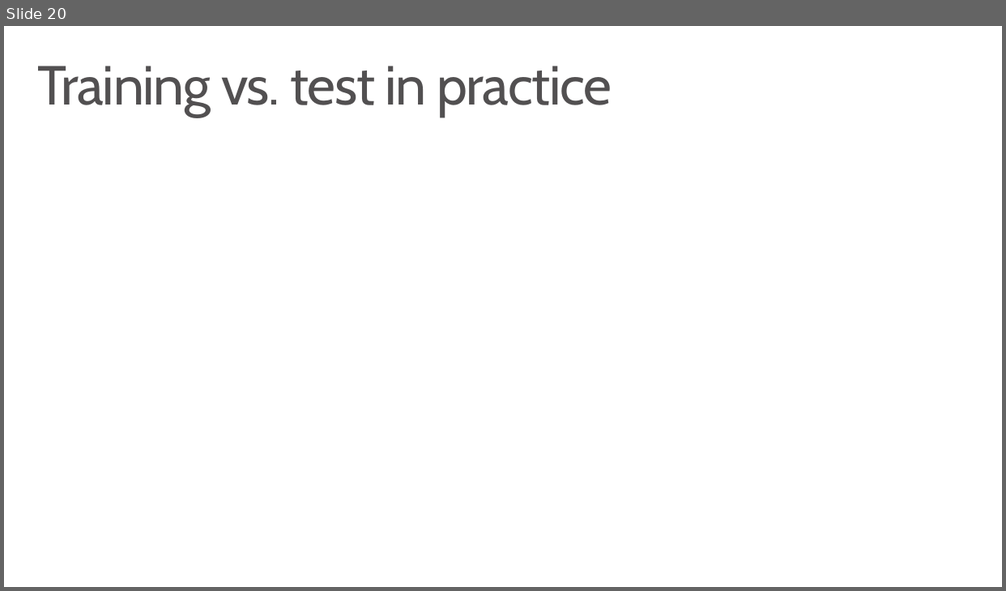
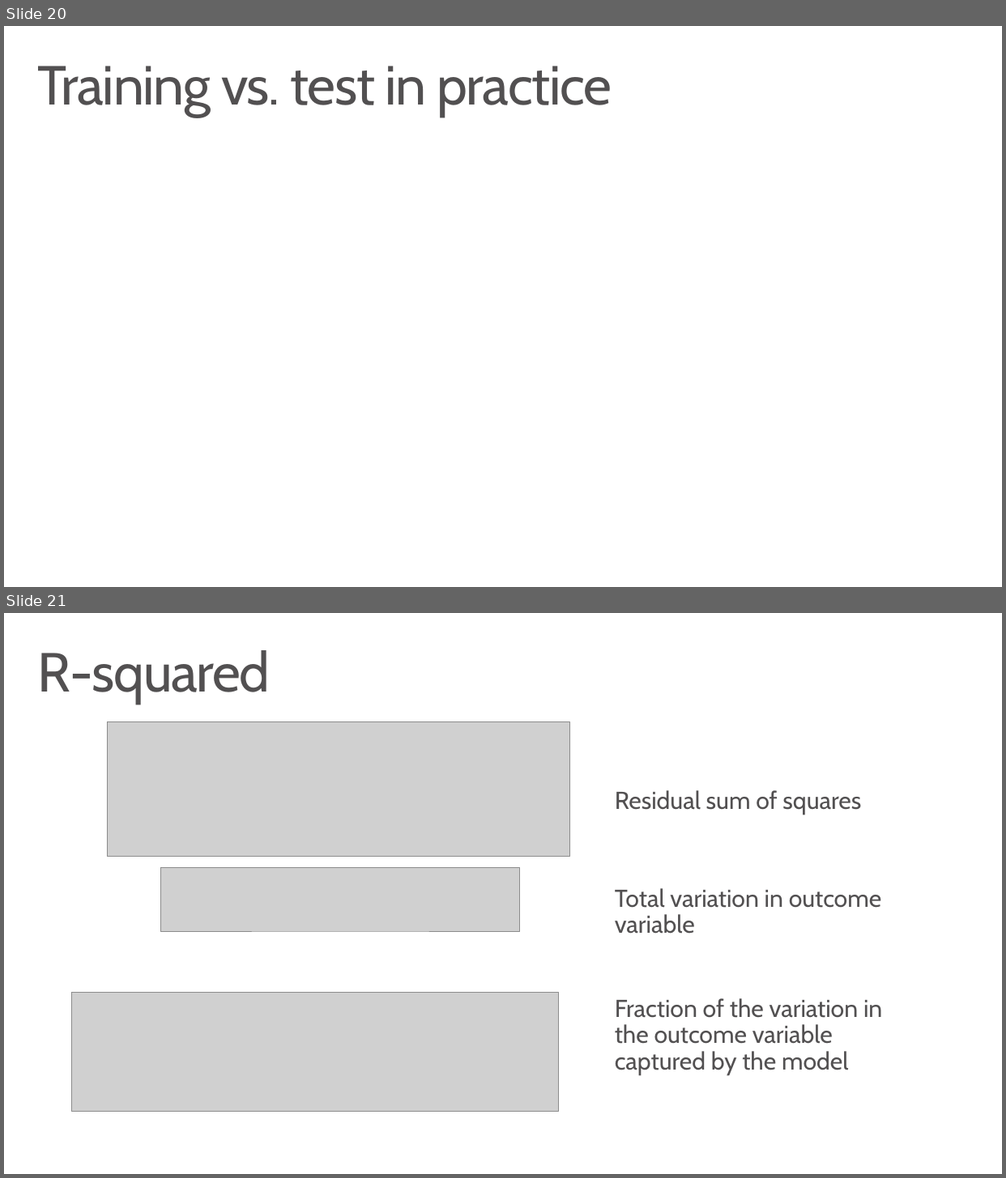
Before and after one commit to msr-ds3/coursework, a slide deck: week2/slides/intro-to-regression.pptx. Shown one above the other, each under a label of ours: slide 20 before the commit, slides 20 and 21 after it. The pictures are 1006x591 and 1006x1178 pixels, drawn with LibreOffice and Linux fonts; fonts in the diff are those of the drawing; grey boxes stand for pictures. Boxes give left, top, right and bottom in pixels: in the first picture for what was removed or moved away, otherwise in the second. Text is boxed around its words. In the diff, an @@ line names an element or a change of style, - is before the commit and + after.

```diff
--- a/week2/slides/intro-to-regression.pptx
+++ b/week2/slides/intro-to-regression.pptx
@@ slide 21 added at box(4, 613, 1002, 1174), background #FFFFFF @@
@@ title added at box(38, 650, 270, 705), 54 pt, text #525051 @@
+R-squared
@@ picture added at box(108, 722, 569, 856) @@
@@ text added at box(615, 790, 861, 815), 24 pt, text #525051 @@
+Residual sum of squares
@@ picture added at box(161, 867, 520, 931) @@
@@ text added at box(615, 888, 882, 934), 24 pt, text #525051 @@
+Total variation in outcome variable
@@ picture added at box(71, 992, 559, 1111) @@
@@ text added at box(615, 999, 882, 1076), 24 pt, text #525051 @@
+Fraction of the variation in the outcome variable captured by the model
```
Also in this commit, not shown: 1 slide changed, 1 other slide added, 1 slide removed, 1 other file.
